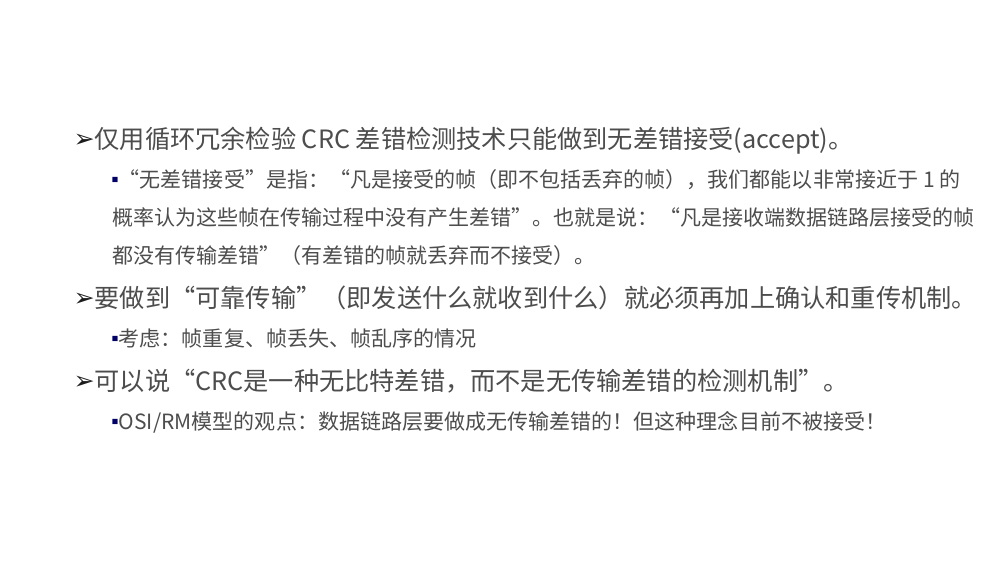
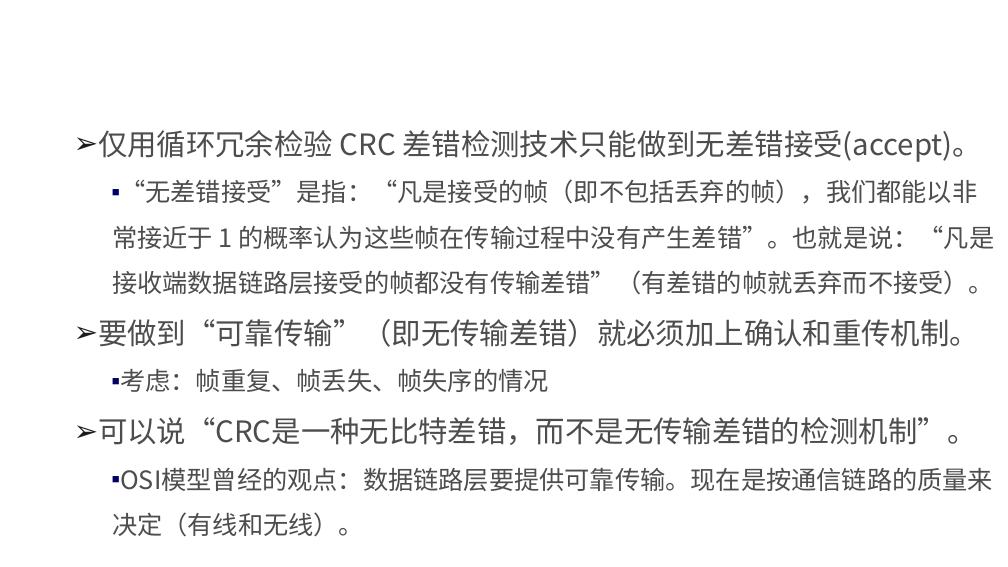
Before and after one commit to edu2act/course-NetWork, a slide deck: slide 23 of materials/slides/ch03 Data Link Layer.pptx. Drawn at 1008x567 pixels with LibreOffice and Linux fonts; fonts in the diff are those of the drawing; background and template pictures are left out. Boxes give left, top, right and bottom in pixels: in the first picture for what was removed or moved away, otherwise in the second. Text is boxed around its words. In the diff, an @@ line names an element or a change of style, - is before the commit and + after.

```diff
--- a/materials/slides/ch03 Data Link Layer.pptx
+++ b/materials/slides/ch03 Data Link Layer.pptx
@@ text at (98, 130, 994, 445): size 24 to 28 pt in "仅用循环冗余检验 CRC 差错检测技术只能做到无差错接受(accept)。", "可以说“CRC是一种无比特差错，而不是无传输差错的检测机制”。"; size 20 to 24 pt in "“无差错接受”是指：“凡是接受的帧（即不包括丢弃的帧），我们都能以非常接近于 1 的概率认为这些帧在传输过程中没有产生差 ..." @@
@@ text at (98, 319, 979, 392): text changed; size 24 to 28 pt @@
-➢ 要做到“可靠传输”（即发送什么就收到什么）就必须再加上确认和重传机制。
-  ▪ 考虑：帧重复、帧丢失、帧乱序的情况
+➢ 要做到“可靠传输”（即无传输差错）就必须加上确认和重传机制。
+  ▪ 考虑：帧重复、帧丢失、帧失序的情况
@@ text at (120, 468, 993, 491): text changed; size 20 to 24 pt @@
-  ▪ OSI/RM模型的观点：数据链路层要做成无传输差错的！但这种理念目前不被接受！
+  ▪ OSI模型曾经的观点：数据链路层要提供可靠传输。现在是按通信链路的质量来决定（有线和无线）。
```
Also in this commit, not shown: 12 other slides changed.
